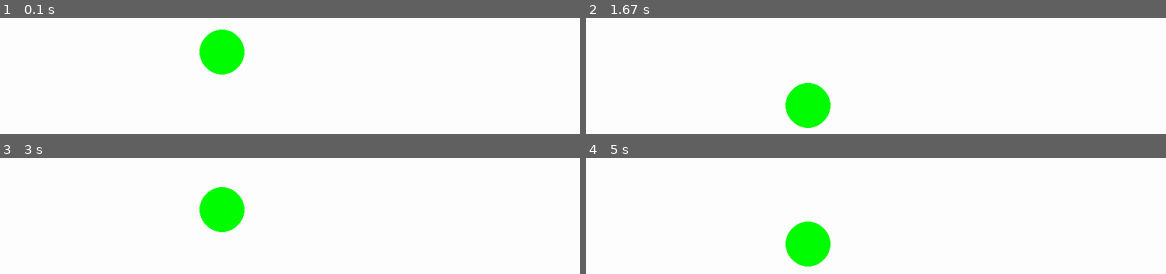
Above: before the commit, frames 1-4 (two rows, left to right).
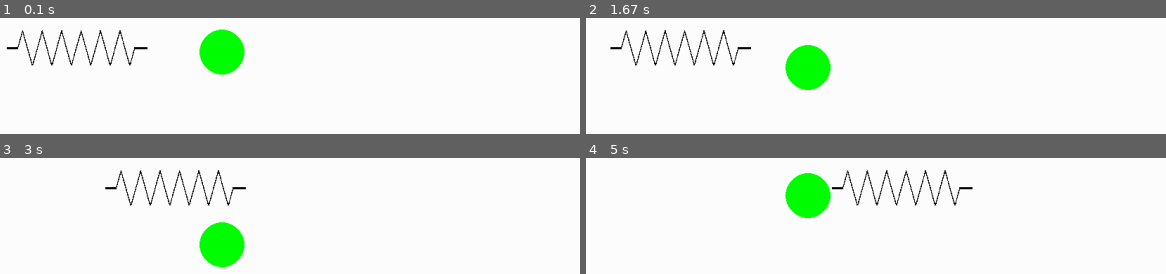
Above: after the commit, the same moments.

Repository: KamilGrundas/Damping_Simulator
Game: pygame game, started from code/main.py
The game is run twice, just before and just after one commit, with the same random seed, the same clock (stepped at 60 frames per second) and the same inputs.
Inputs:
- Up to frame 1 (0.1 s): no input
- Up to frame 2 (1.67 s): hold P 0.33-0.8 s
- Up to frame 3 (3 s): tap C at 1.83 s
- Up to frame 4 (5 s): no input

The runs differ from the first frame. In frame 1, 1.3% of the frame differs, in the area x 1-26%, y 10-42%; in frame 2, 5.8%; in frame 3, 5.4%; in frame 4, 6.1%, in the area x 34-67%, y 10-94%.

Commit message:
Added spring

Diff:
--- a/code/level.py
+++ b/code/level.py
@@ -1,9 +1,12 @@
 import pygame
 from settings import *
 from circle import Circle
+from spring import Spring
 
 class Level:
 	def __init__(self):
+
+		self.pause = False
 
 		# get the display surface
 		self.display_surface = pygame.display.get_surface()
@@ -15,8 +18,21 @@
 
 	def setup(self):
 		self.circle = Circle((SCREEN_WIDTH/2,300), self.all_sprites)
+		self.spring = Spring((SCREEN_WIDTH/3,300), self.all_sprites)
+
+	def input(self):
+		keys = pygame.key.get_pressed()
+
+		if keys[pygame.K_p]:
+			self.pause = True
+		elif keys[pygame.K_c]:
+			self.pause = False
+
+
 
 	def run(self,dt):
 		self.display_surface.fill('white')
 		self.all_sprites.draw(self.display_surface)
-		self.all_sprites.update(dt)
+		self.input()
+		if self.pause == False:
+			self.all_sprites.update(dt)
--- /dev/null
+++ b/code/spring.py
@@ -0,0 +1,53 @@
+import pygame
+from settings import *
+
+
+class Spring(pygame.sprite.Sprite):
+
+    def __init__(self, pos, group):
+        super().__init__(group)
+
+        # Create an image surface with a transparent background
+        self.image = pygame.image.load("graphics/spring.png").convert_alpha()
+
+        self.image = pygame.transform.scale(self.image, (200,50))
+
+
+        # Set the position of the sprite
+        self.rect = self.image.get_rect(center=pos)
+
+        self.pos = pygame.math.Vector2(self.rect.center)
+        self.speed = 100
+
+
+
+    def move(self,dt):
+
+    #     self.s += 10 * dt
+    #     if self.s > 300:
+    #         self.image = pygame.transform.scale(self.image, (200,50))
+
+
+    #     self.image = pygame.transform.scale(self.image,(self.s, 50))
+
+        self.pos.x += 1 * self.speed * dt
+
+        self.rect.centerx = self.pos.x
+
+
+        # if self.gravity == 0:
+        #     self.change = True
+
+        # if self.gravity == 100:
+        #     self.change = False
+
+        # if self.change == True:
+        #     self.gravity += 1
+        #     self.pos.y -= self.speed * dt * self.gravity
+
+        # if self.change == False:
+        #     self.gravity -= 1
+        #     self.pos.y += self.speed * dt * self.gravity
+
+    def update(self,dt):
+        self.move(dt)
Binary file added: graphics/spring.png
